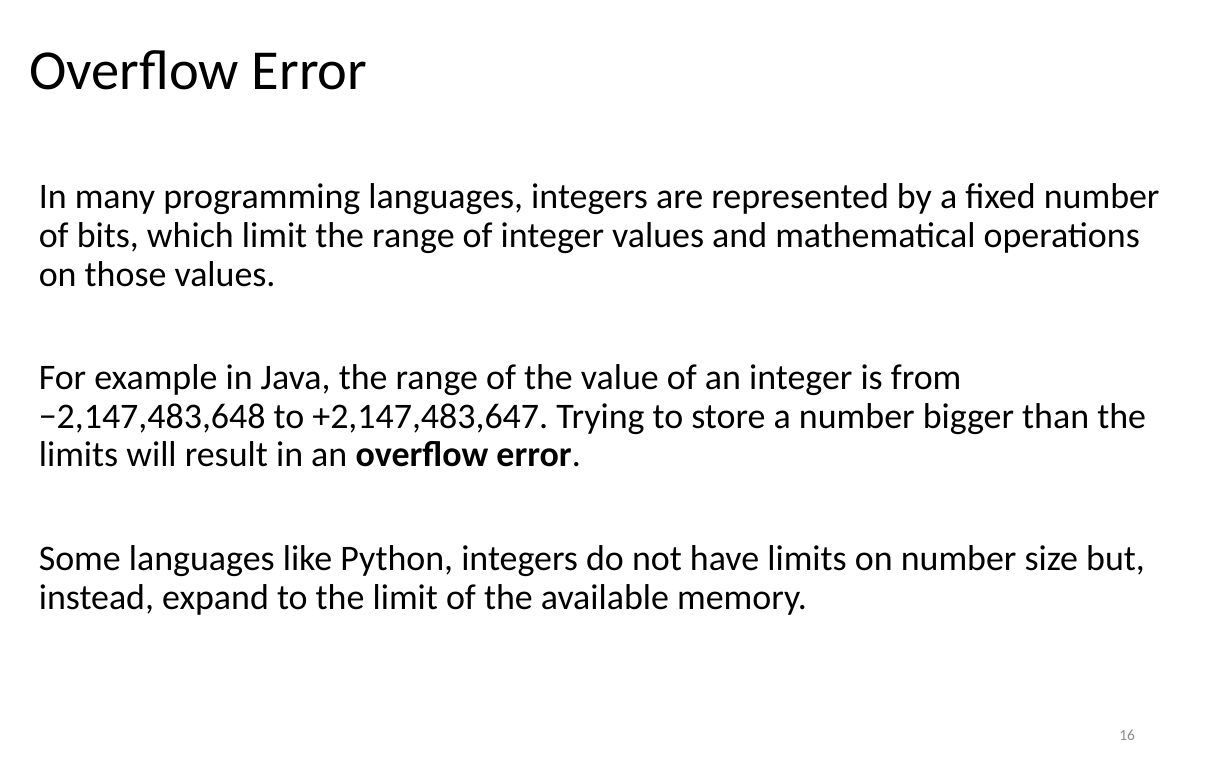
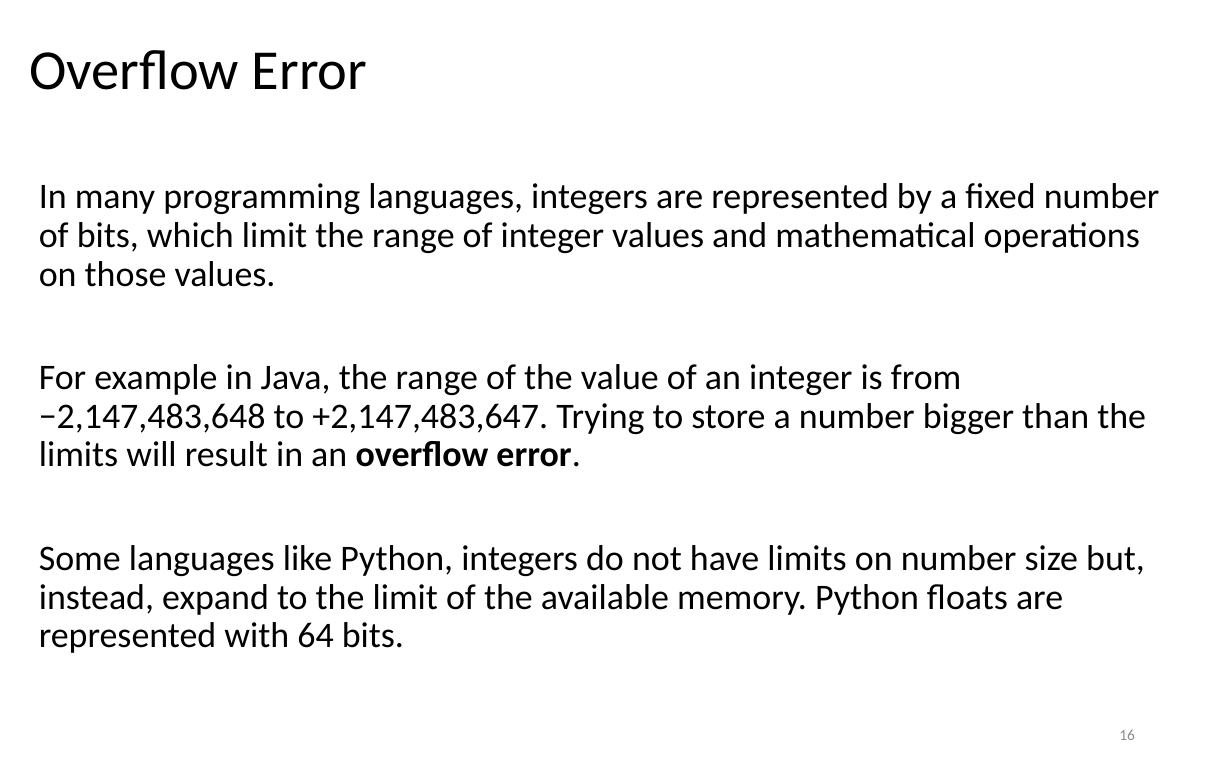
Before and after one commit to LongBaoNguyen/longbaonguyen.github.io, a slide deck: slide 16 of courses/apcsp/lect14a.pptx. Drawn at 1232x770 pixels with LibreOffice and Linux fonts; fonts in the diff are those of the drawing. Boxes give left, top, right and bottom in pixels: in the first picture for what was removed or moved away, otherwise in the second. Text is boxed around its words. In the diff, an @@ line names an element or a change of style, - is before the commit and + after.

```diff
--- a/courses/apcsp/lect14a.pptx
+++ b/courses/apcsp/lect14a.pptx
@@ text at bbox=[39, 545, 1145, 653]: text changed @@
-Some languages like Python, integers do not have limits on number size but, instead, expand to the limit of the available memory.
+Some languages like Python, integers do not have limits on number size but, instead, expand to the limit of the available memory. Python floats are represented with 64 bits.
```
Also in this commit, not shown: 2 other slides changed, 10 other files.
